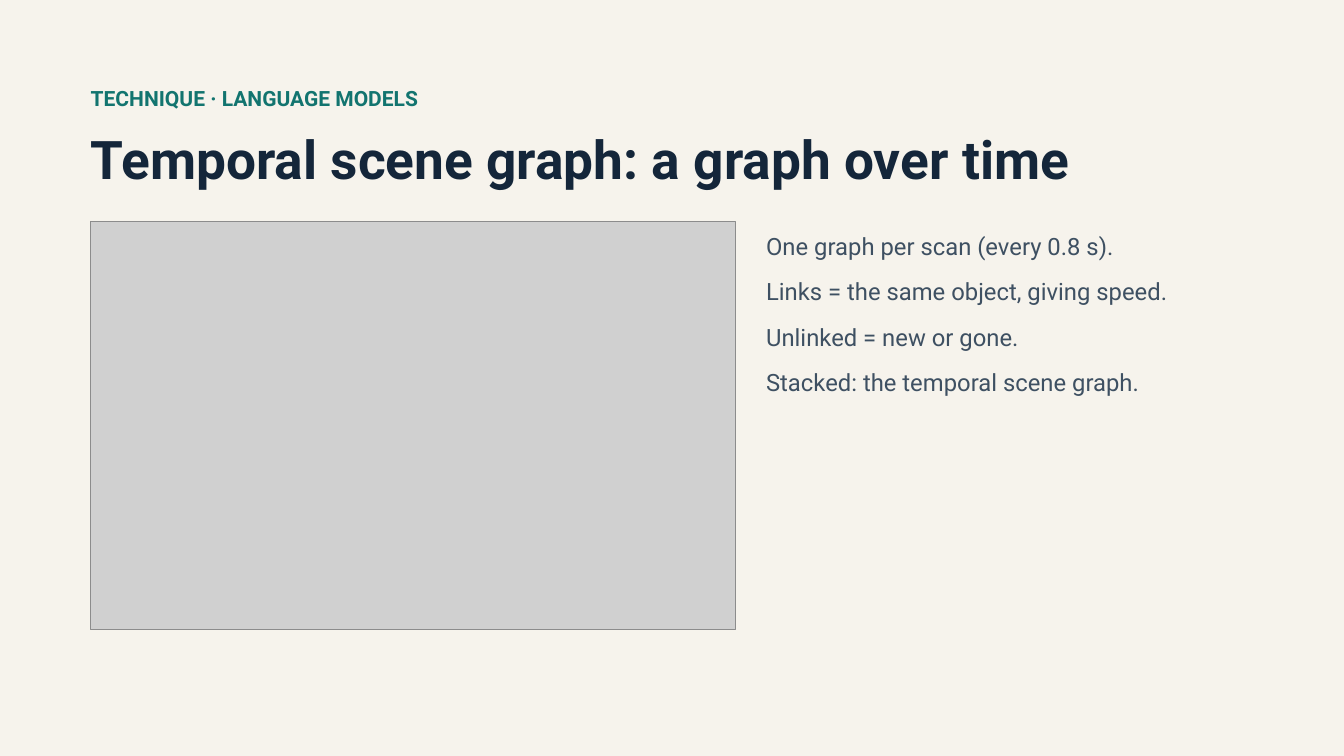
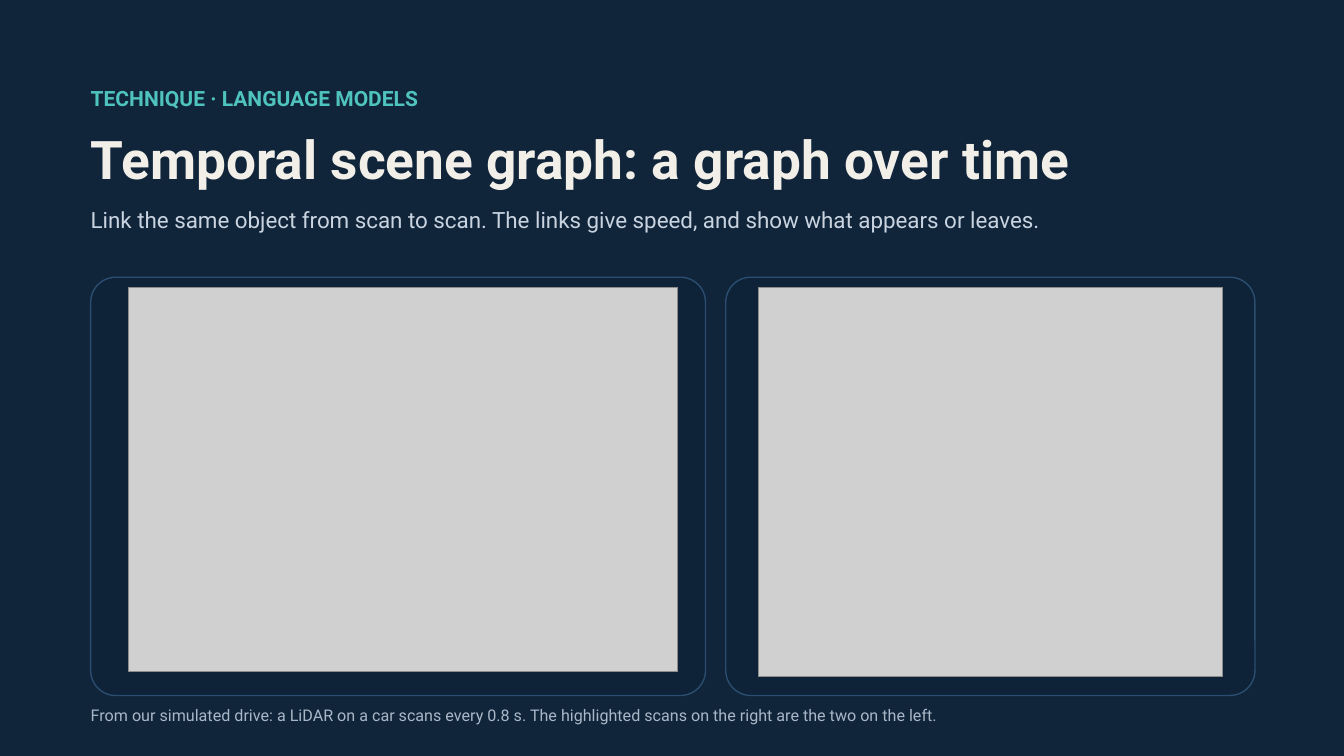
Before and after one commit to maninka123/lidar-learning-lab, a slide deck: slide 21 of presentation/LiDAR_Workshop_Slides.pptx. Drawn at 1344x756 pixels with LibreOffice and Linux fonts; fonts in the diff are those of the drawing; grey boxes stand for pictures. Boxes give left, top, right and bottom in pixels: in the first picture for what was removed or moved away, otherwise in the second. Text is boxed around its words. In the diff, an @@ line names an element or a change of style, - is before the commit and + after.

Commit message:
Slides: replace screenshots with drawn diagrams (scene graph to answer, temporal graph, moving-scene segmentation)

```diff
--- a/presentation/LiDAR_Workshop_Slides.pptx
+++ b/presentation/LiDAR_Workshop_Slides.pptx
@@ background #F6F3EC to #10243A @@
@@ text "TECHNIQUE · LANGUAGE MODELS" at box(91, 91, 418, 109): text colour #12746F to #4FC3BD @@
@@ text "Temporal scene graph: a graph ..." at box(91, 139, 1069, 190): text colour #14263A to #F2EFE8 @@
@@ text added at box(91, 211, 1039, 233), 16 pt, text #C9D4E0 @@
+Link the same object from scan to scan. The links give speed, and show what appears or leaves.
@@ text removed at box(766, 236, 1167, 396) @@
-One graph per scan (every 0.8 s).
-Links = the same object, giving speed.
-Unlinked = new or gone.
-Stacked: the temporal scene graph.
@@ rounded rectangle added at box(91, 277, 706, 696), fill #0E2238, outline #2B4D70 1 pt @@
@@ picture: place and size @@
-picture at box(91, 222, 736, 629)
+picture at box(128, 287, 678, 671)
@@ rounded rectangle added at box(726, 277, 1255, 696), fill #0E2238, outline #2B4D70 1 pt @@
@@ picture added at box(759, 287, 1223, 677) @@
@@ text added at box(91, 709, 937, 725), 11.5 pt, text #A9B8C8 @@
+From our simulated drive: a LiDAR on a car scans every 0.8 s. The highlighted scans on the right are the two on the left.
```
Also in this commit, not shown: 2 other slides changed.
